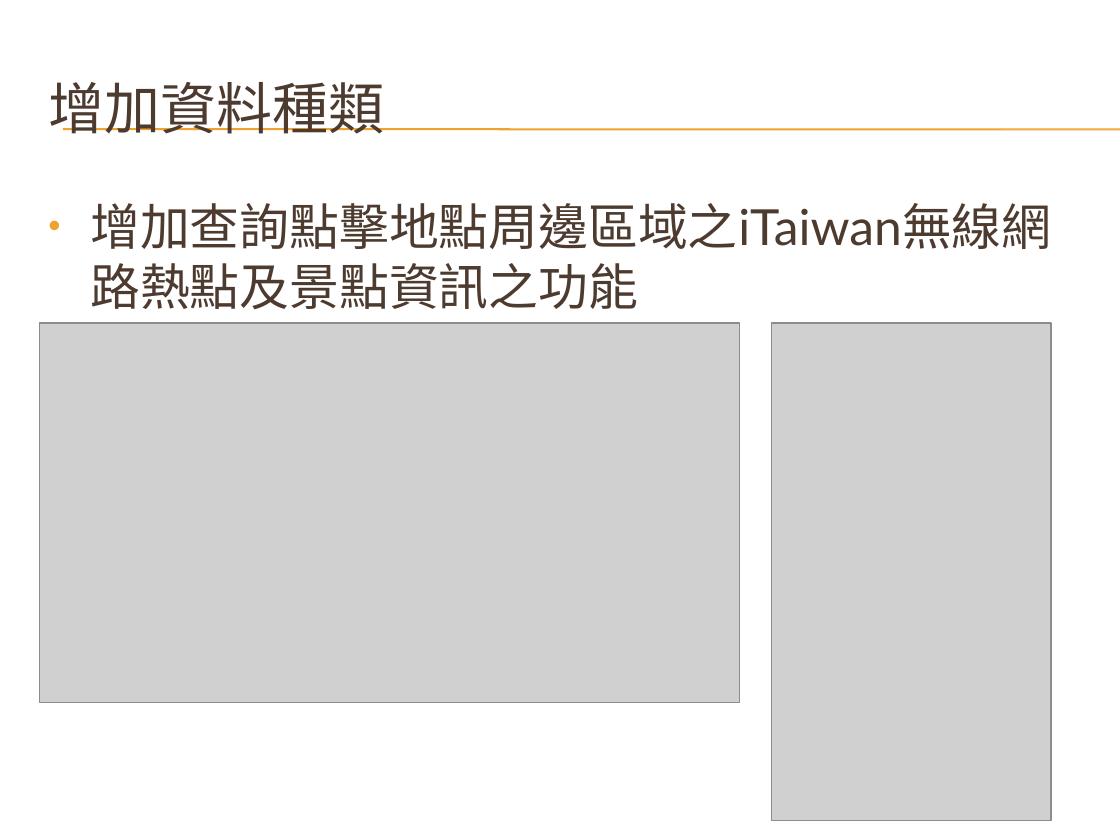
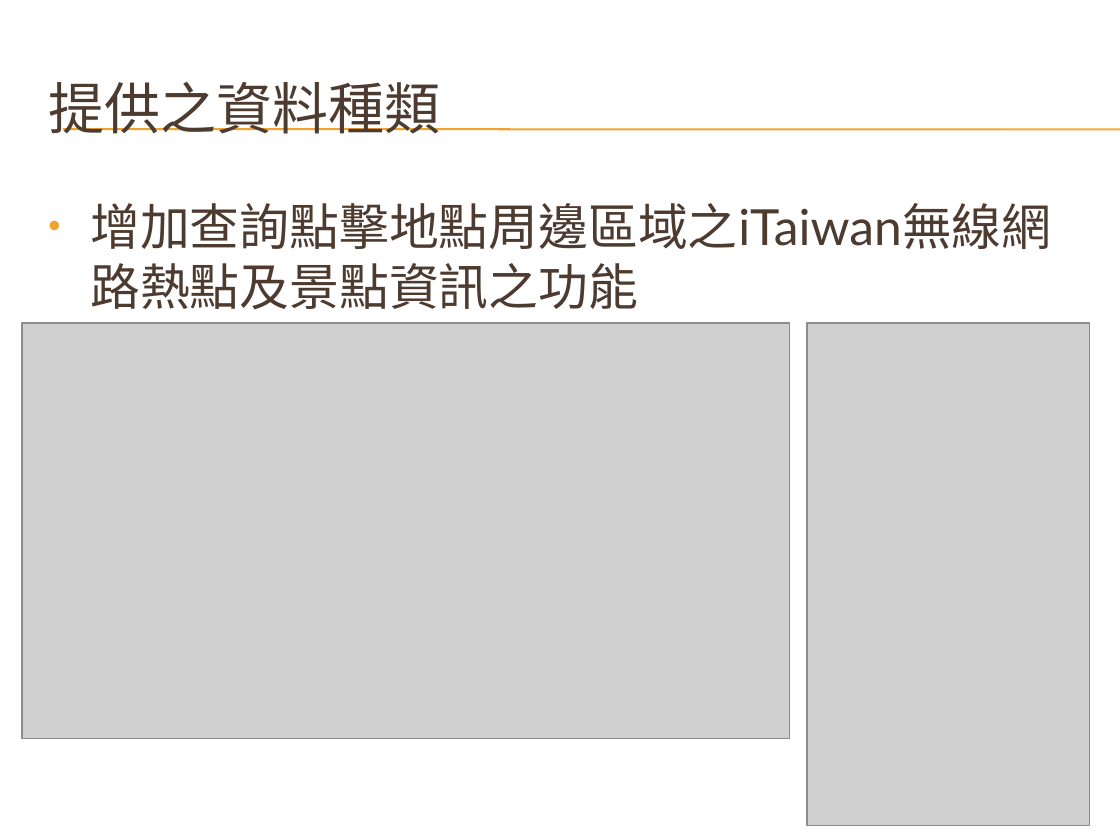
Before and after one commit to mjwade03/HtmlProject, a slide deck: slide 8 of HtmlProject/NodejsCompleteServer/Slide/天氣概況綜合資訊站 - 3rd stage.pptx. Drawn at 1120x840 pixels with LibreOffice and Linux fonts; fonts in the diff are those of the drawing; grey boxes stand for pictures; background and template pictures are left out. Boxes give left, top, right and bottom in pixels: in the first picture for what was removed or moved away, otherwise in the second. Text is boxed around its words. In the diff, an @@ line names an element or a change of style, - is before the commit and + after.

```diff
--- a/HtmlProject/NodejsCompleteServer/Slide/天氣概況綜合資訊站 - 3rd stage.pptx
+++ b/HtmlProject/NodejsCompleteServer/Slide/天氣概況綜合資訊站 - 3rd stage.pptx
@@ title at <box>48,82,440,134</box>: text changed @@
-增加資料種類
+提供之資料種類
@@ picture: place and size @@
-picture at <box>39,323,739,702</box>
+picture at <box>22,323,790,738</box>
@@ picture: place and size @@
-picture at <box>772,323,1051,820</box>
+picture at <box>806,323,1089,825</box>
```
Also in this commit, not shown: 8 other slides changed, 3 slides added, 3 other files.
